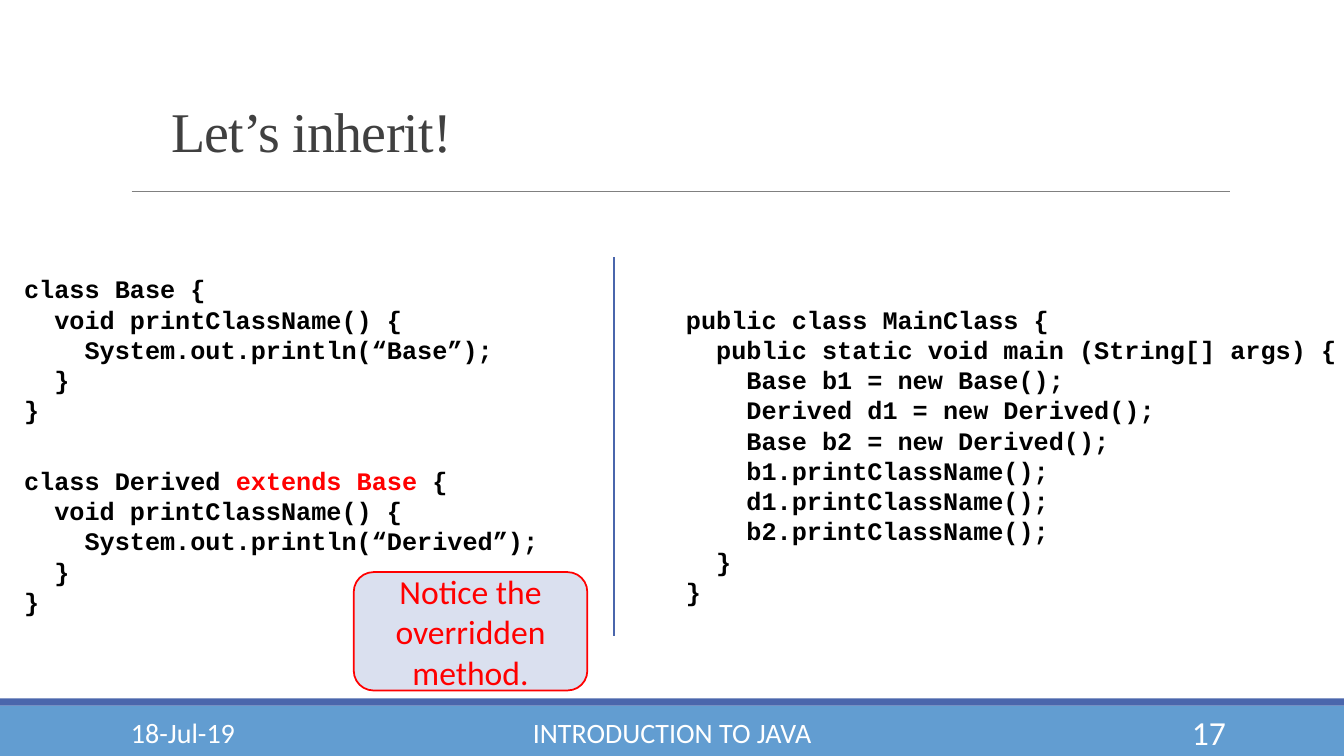
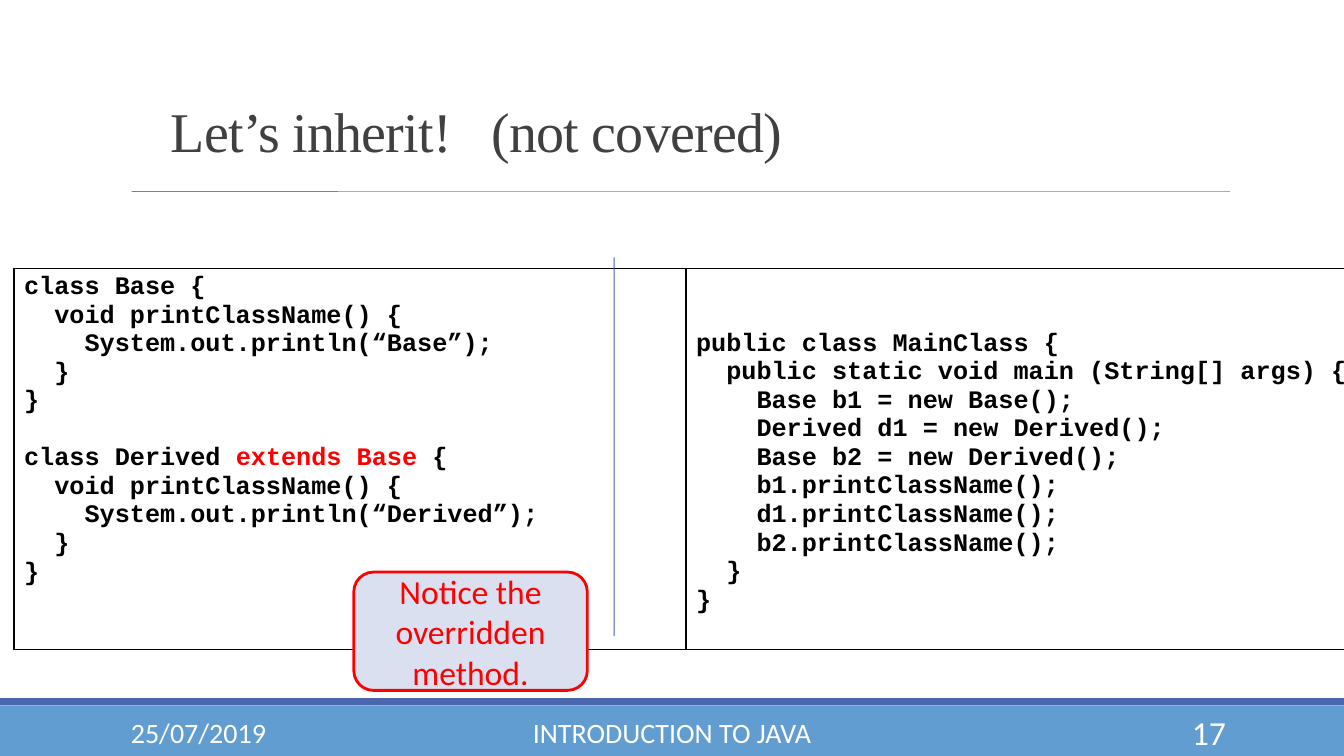
Before and after one commit to YashLele/JavaForWPU, a slide deck: slide 17 of Module 1 - OO Concepts and Prog Cons.pptx. Drawn at 1344x756 pixels with LibreOffice and Linux fonts; fonts in the diff are those of the drawing; background and template pictures are left out. Boxes give left, top, right and bottom in pixels: in the first picture for what was removed or moved away, otherwise in the second. Text is boxed around its words. In the diff, an @@ line names an element or a change of style, - is before the commit and + after.

```diff
--- a/Module 1 - OO Concepts and Prog Cons.pptx
+++ b/Module 1 - OO Concepts and Prog Cons.pptx
@@ text at [171, 113, 783, 163]: text changed @@
-Let’s inherit!
+Let’s inherit! (not covered)
@@ line (132, 192) - (1230, 192): stroke #808080 0.5 pt to #808080 0.51 pt @@
@@ table added at [14, 269, 1344, 561], 1 rows, 2 columns @@
+class Base { / void printClassName() { / System.out.println(“Base”); / } / } / class Derived extends Base { / void printClassName() { / System.out.println(“Derived”); / } / } | public class MainClass { / public static void main (String[] args) { / Base b1 = new Base(); / Derived d1 = new Derived(); / Base b2 = new Derived(); / b1.printClassName(); / d1.printClassName(); / b2.printClassName(); / } / }
@@ line (614, 257) - (614, 636): stroke #4A66AC 1 pt to #4663AB 0.75 pt @@
@@ text removed at [24, 280, 1306, 556] @@
-class Base {
-void printClassName() {
-System.out.println(“Base”);
-}
-}
-class Derived extends Base {
-void printClassName() {
-System.out.println(“Derived”);
-}
-}
-public class MainClass {
-public static void main (String[] args) {
-Base b1 = new Base();
-Derived d1 = new Derived();
-Base b2 = new Derived();
-b1.printClassName();
-d1.printClassName();
-b2.printClassName();
-}
-}
@@ rounded rectangle "Notice the overridden method." at [354, 573, 588, 691]: outline #FF0000 1.25 pt to #FF0000 2 pt; proportions changed @@
@@ text at [131, 723, 266, 744]: text changed @@
-18-Jul-19
+25/07/2019
```
Also in this commit, not shown: 18 other slides changed.
